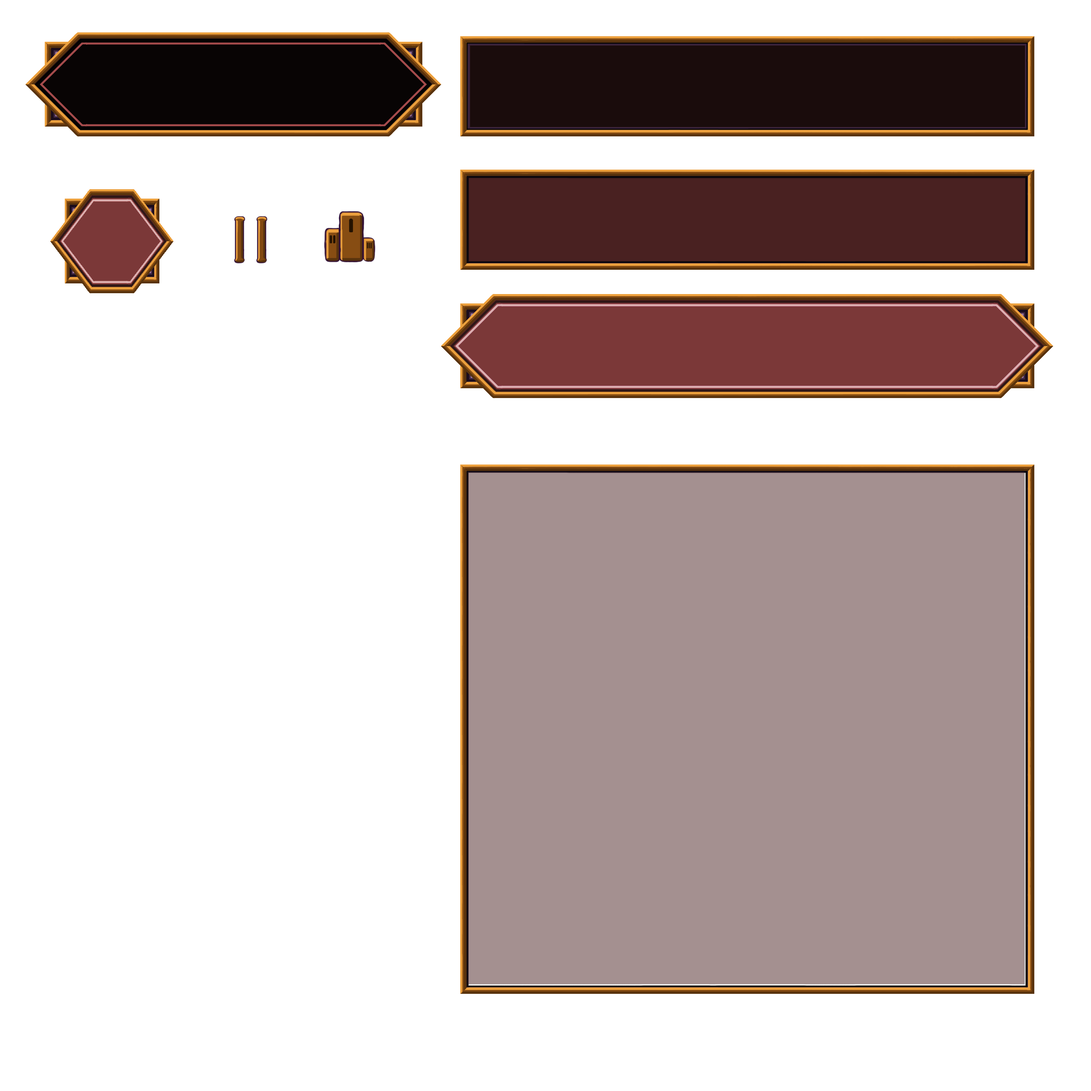
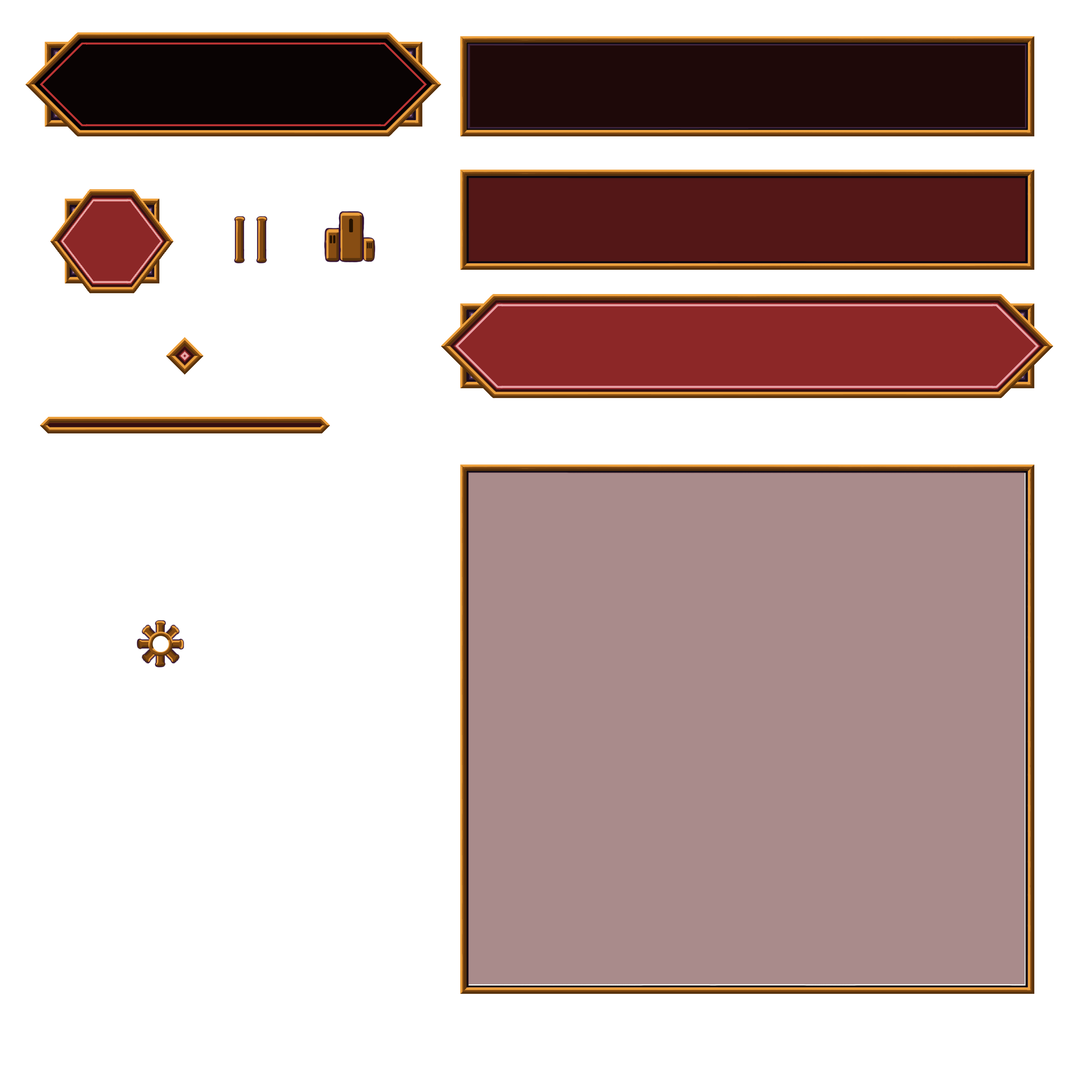
Two versions of the same layered image (w=1091, h=1091). Layer-by-layer changes:
added layer "Слой 29" above "Слой 32" over [166, 337, 204, 375]
added layer "Слой 32" above "Слой 37" over [40, 416, 331, 434]
added layer "Слой 37" above "Эллипс 1" over [144, 630, 177, 658]
added layer "Эллипс 1" above "Слой 36" over [148, 631, 174, 657]
added layer "Слой 36" above "Слой 27" over [136, 619, 185, 669]
painted on "Слой 27" over [34, 38, 1045, 985]
removed layer "Слой 18" (was color burn, 93%) over [34, 38, 433, 127]
removed layer "Слой 10 копия" over [34, 38, 433, 127]
removed layer "Слой 19" over [57, 195, 167, 287]
removed layer "Слой 10" over [450, 300, 1045, 392]
removed layer "Слой 11" over [469, 45, 1026, 128]
removed layer "Слой 17" (was 50%) over [468, 472, 1025, 985]
removed layer "Слой 16" over [468, 472, 1025, 985]
removed layer "Слой 3 копия" (was overlay, 85%) over [469, 177, 1026, 262]
removed layer "Прямоугольник 1 копия" over [469, 177, 1026, 262]
removed layer "Слой 3" (was overlay, 85%) over [469, 45, 1026, 128]
removed layer "Прямоугольник 1" over [469, 45, 1026, 128]
